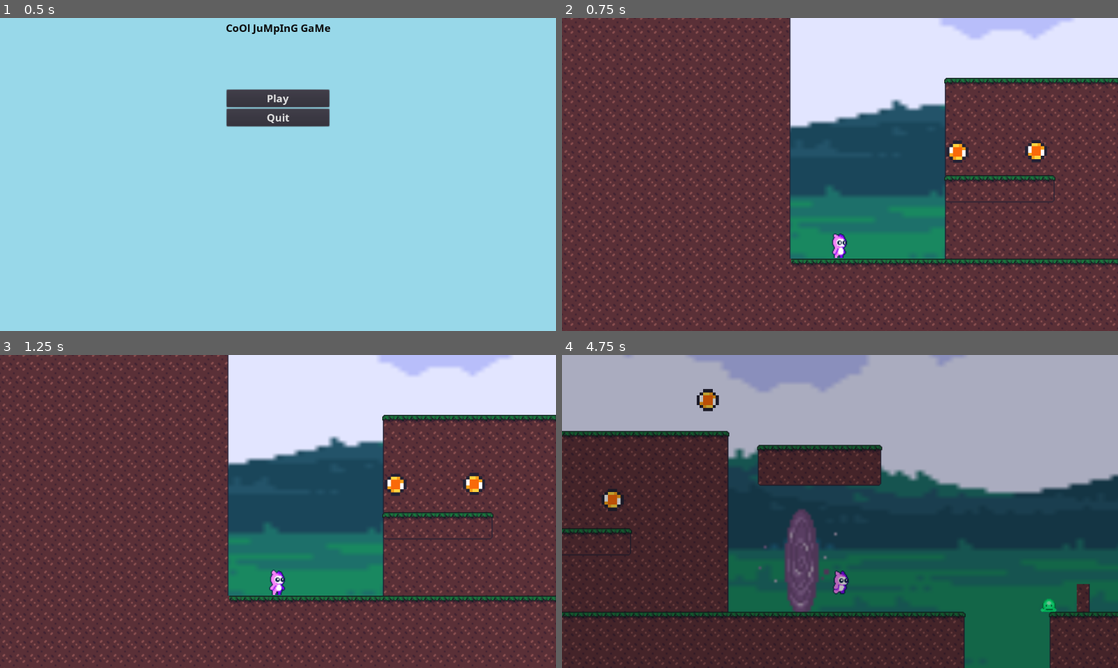
Above: before the commit, frames 1-4 (two rows, left to right).
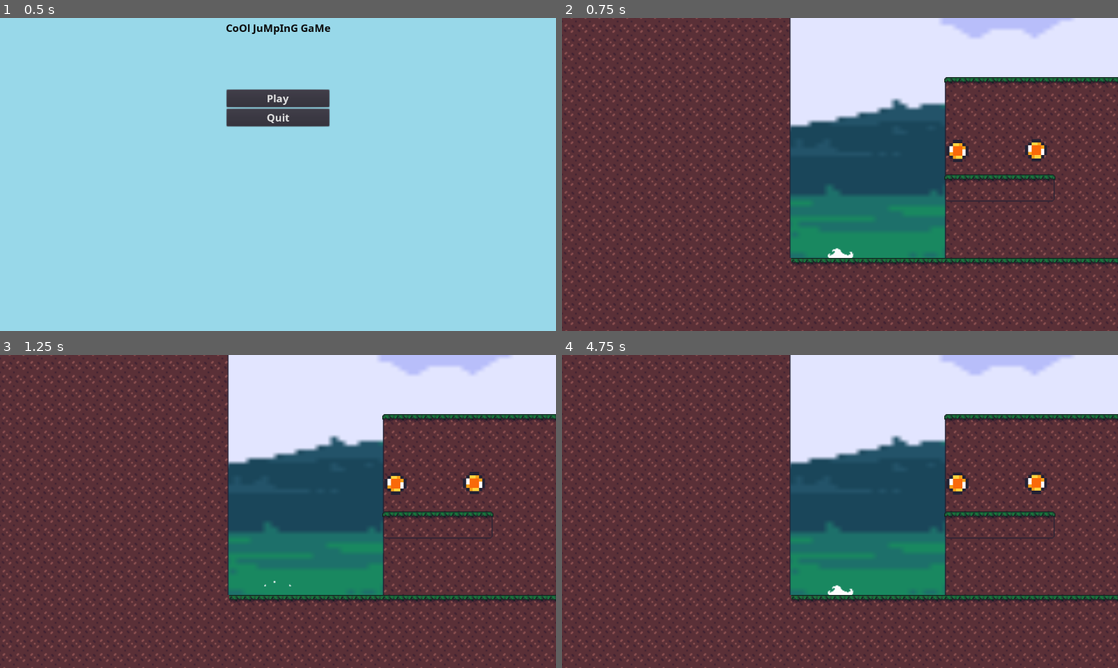
Above: after the commit, the same moments.

Repository: Mertric/2D-Video-game
Game: Godot game, scene res://Screen/MainScreen.tscn
The game is run twice, just before and just after one commit, with the same random seed, the same clock (stepped at 60 frames per second) and the same inputs.
Inputs:
- Up to frame 1 (0.5 s): no input
- Up to frame 2 (0.75 s): click "Play" at 0.5 s
- Up to frame 3 (1.25 s): no input
- Up to frame 4 (4.75 s): tap Enter at 1.25 s; hold D (right) 1.28-2.78 s; tap Space (jump) at 1.52, 2.27, 3.77, 4.52 s; hold A (left) 2.78-3.53 s; hold D (right) from 3.53 s (still down)

Frame 1 is identical in both runs. In frame 2, 5.3% of the frame differs, in the area x 0-100%, y 0-100%; in frame 3, 5.3%; in frame 4, 73%.
Error after the commit: Parse Error: The identifier "PlayerData" isn't declared in the current scope. (res://src/Actors/Monster.gd:33)

Commit message:
update level

Diff:
--- a/2D Platformer/project.godot
+++ b/2D Platformer/project.godot
@@ -23,10 +23,6 @@
 config/name="2D Platformer"
 run/main_scene="res://Screen/MainScreen.tscn"
 config/icon="res://icon.png"
-
-[autoload]
-
-PlayerData="*res://src/Autoload/PlayerData.tscn"
 
 [display]
 
--- a/2D Platformer/src/Levels/Level.tscn
+++ b/2D Platformer/src/Levels/Level.tscn
@@ -37,22 +37,22 @@
 [sub_resource type="RectangleShape2D" id=8]
 extents = Vector2( 24, 16 )
 
+[sub_resource type="RectangleShape2D" id=9]
+extents = Vector2( 40, 8 )
+
+[sub_resource type="RectangleShape2D" id=10]
+extents = Vector2( 40, 8 )
+
+[sub_resource type="RectangleShape2D" id=11]
+extents = Vector2( 72, 8 )
+
+[sub_resource type="RectangleShape2D" id=12]
+extents = Vector2( 56, 8 )
+
 [sub_resource type="RectangleShape2D" id=13]
-extents = Vector2( 40, 8 )
-
-[sub_resource type="RectangleShape2D" id=14]
-extents = Vector2( 40, 8 )
-
-[sub_resource type="RectangleShape2D" id=15]
-extents = Vector2( 72, 8 )
-
-[sub_resource type="RectangleShape2D" id=16]
-extents = Vector2( 56, 8 )
-
-[sub_resource type="RectangleShape2D" id=17]
 extents = Vector2( 32, 8 )
 
-[sub_resource type="Animation" id=9]
+[sub_resource type="Animation" id=14]
 length = 0.6
 loop = true
 tracks/0/type = "value"
Not shown, changed: 2D Platformer/.mono/metadata/ide_messaging_meta.txt
Not shown: 5 places in 2D Platformer/src/Levels/Level.tscn that only renumber resources
